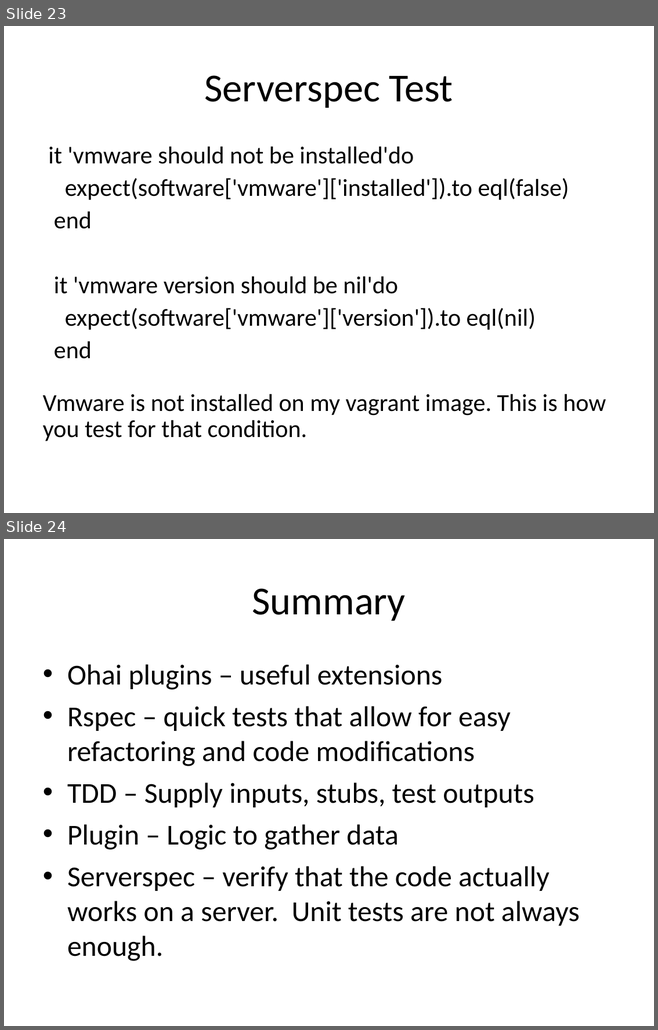
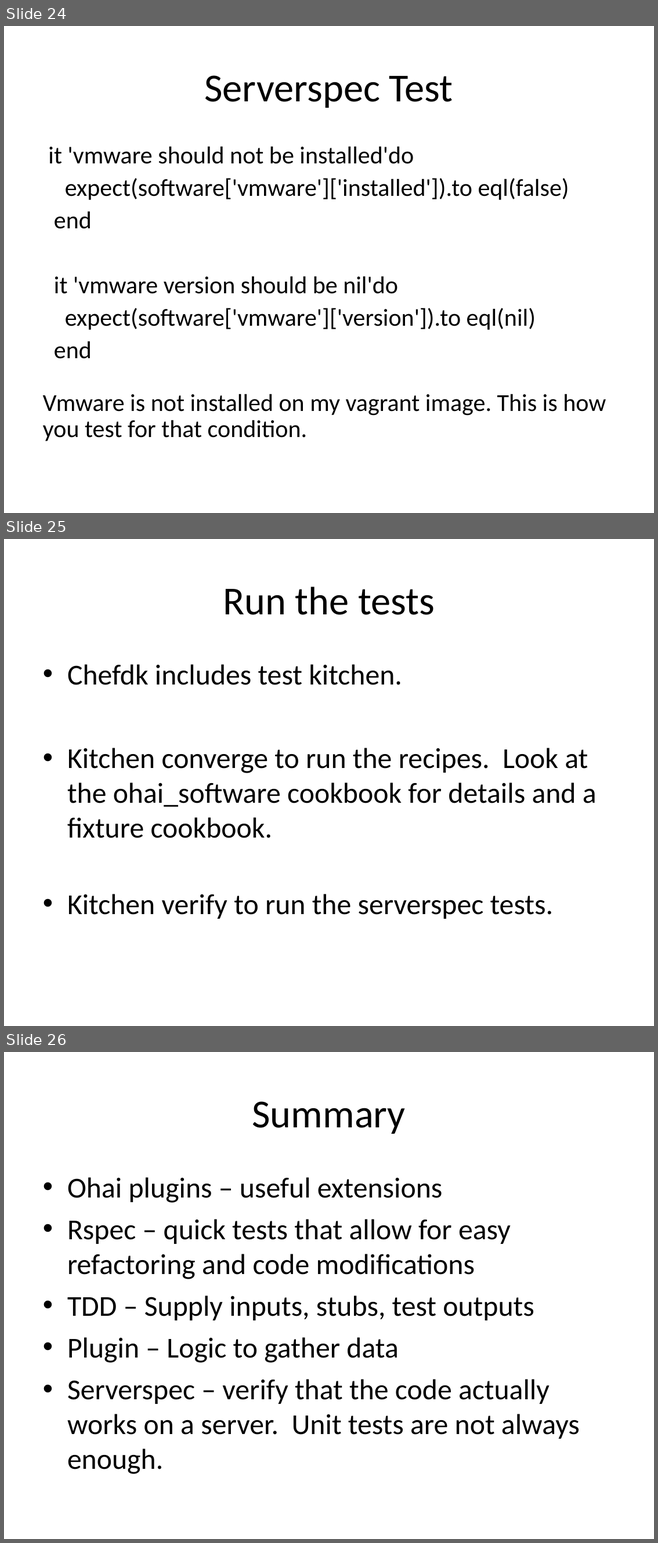
Before and after one commit to MarkGibbons/ohai_tdd, a slide deck: ohai_tdd.ppt. Shown one above the other, each under a label of ours: slides 23 and 24 before the commit, slides 24, 25 and 26 after it. The pictures are 658x1030 and 658x1543 pixels, drawn with LibreOffice and Linux fonts; fonts in the diff are those of the drawing. Boxes give left, top, right and bottom in pixels: in the first picture for what was removed or moved away, otherwise in the second. Text is boxed around its words. In the diff, an @@ line names an element or a change of style, - is before the commit and + after.

Commit message:
Add slides covering running rspec and serverspec

```diff
--- a/ohai_tdd.ppt
+++ b/ohai_tdd.ppt
@@ slide 25 added at bbox=[4, 539, 654, 1026], background #FFFFFF @@
@@ title added at bbox=[223, 587, 434, 615], 44 pt, text #000000 @@
+Run the tests
@@ text added at bbox=[67, 664, 596, 919], 32 pt, text #000000 @@
+• Chefdk includes test kitchen.
+• Kitchen converge to run the recipes. Look at the ohai_software cookbook for details and a fixture cookbook.
+• Kitchen verify to run the serverspec tests.
@@ what was slide 23 is now slide 24 @@
@@ what was slide 24 is now slide 26 @@
```
Also in this commit, not shown: 1 slide changed, 1 other slide added.
